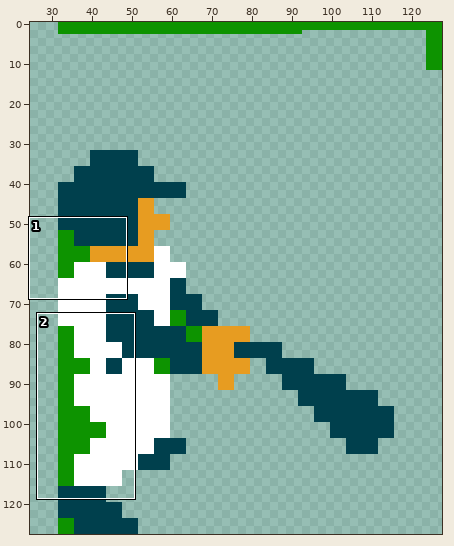
Two states of a sprite sheet, sprites/sprBatter/layers/2ff088f0-2928-40ca-96b2-5934919a457d/92165291-4c1a-4515-83d9-7df8f5bddfe8.png. Above, an overview of the earlier version with the close-up marked.
Close-up. Before the edit:
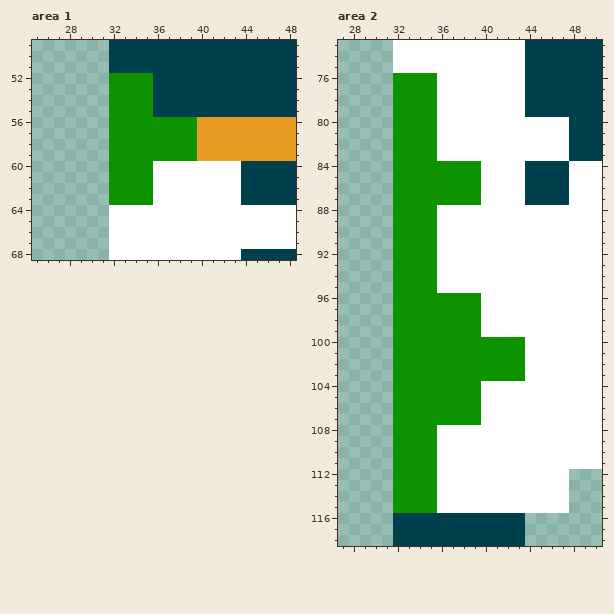
The file is 128x128 pixels. Shown: area 1: x 25..48, y 49..68; area 2: x 27..50, y 73..118. The wide view leaves out empty margins. The commit also changed other parts of the picture, which this record leaves out.
Now the later version:
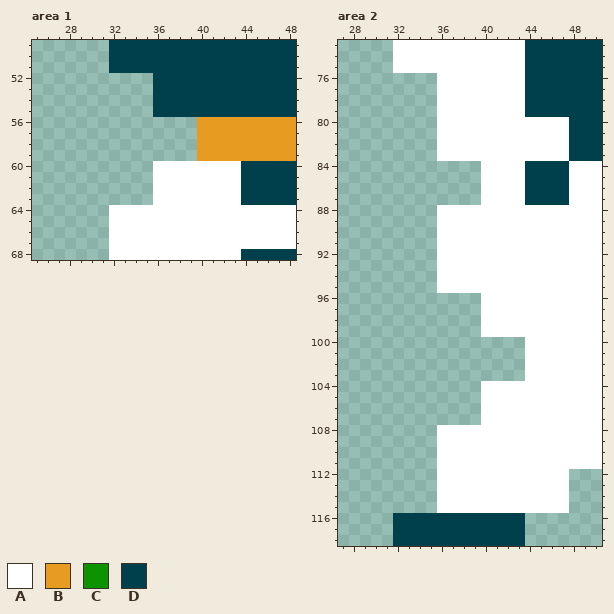
Palette (. is transparent): A #ffffff  B #e79c21  C #0d9300  D #00404d
Difference:
Area 1:
Colour C is gone in rows 52 to 55 at x 32 to 35; in rows 56 to 59 at x 32 to 39; in rows 60 to 63 at x 32 to 35.
Area 2:
Colour C is gone in rows 76 to 83 at x 32 to 35; in rows 84 to 87 at x 32 to 39; in rows 88 to 95 at x 32 to 35; in rows 96 to 99 at x 32 to 39; in rows 100 to 103 at x 32 to 43; in rows 104 to 107 at x 32 to 39.
Colour C is gone in rows 108 to 115 at x 32 to 35.
